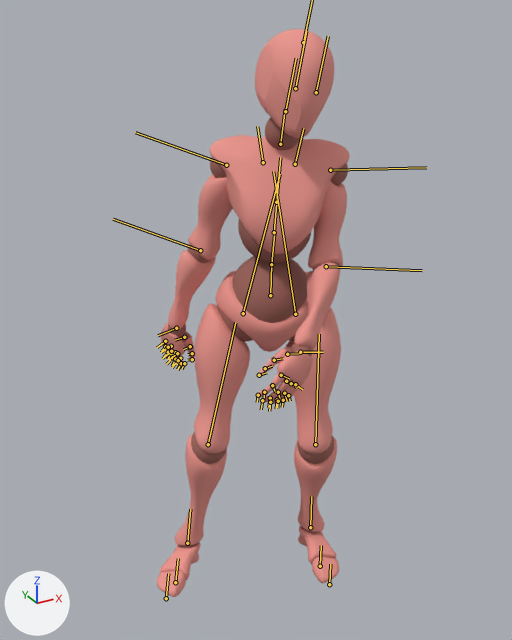
One commit to the FBX model Assets/Animation/xbot@Walk Strafe Right.fbx: the scene before it, then after it.
One viewpoint serves both versions: a 50 mm camera at (-0.971, -1.809, 1.829) aimed at (0.002, -0.039, 0.944). The axes (+X, +Y, +Z) are drawn at lower left. The lights are the same throughout. Both versions are drawn at frame 30 of the action 'mixamo.com'; the numbers are the values there. The bones that bend it are drawn over the model as lines.

Names of what the first picture shows: 'Beta_Joints', 'Beta_Surface'.
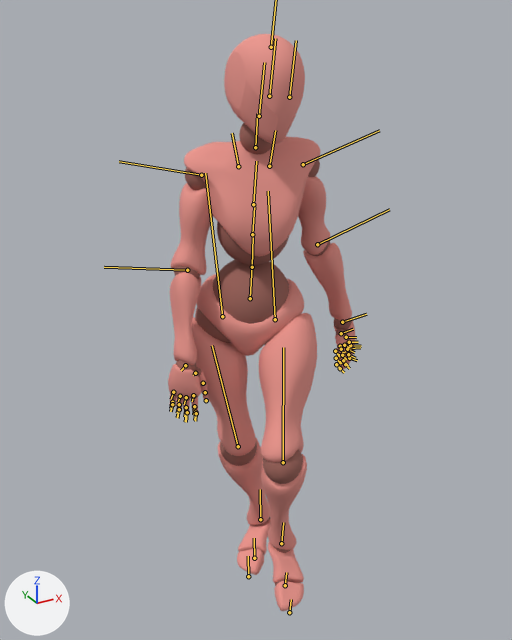
The change in detail:
Bone 'mixamorig:Hips' (bone_mixamorig_hips) moves from (5.0, -2.2, 2.5) to (-0.4, -3.3, -0.6).
Bone 'mixamorig:Hips' (bone_mixamorig_hips) turns from (1, -26, -2) to (-4, -29, -4) degrees about its own x, y and z.
Bone 'mixamorig:Spine' (bone_mixamorig_spine) turns from (7, 1, -2) to (12, 8, 3) degrees about its own x, y and z.
Bone 'mixamorig:Spine1' (bone_mixamorig_spine1) turns from (2, 0, 0) to (4, 2, 0) degrees about its own x, y and z.
Bone 'mixamorig:Spine2' (bone_mixamorig_spine2) turns from (2, 0, 0) to (4, 2, 0) degrees about its own x, y and z.
Bone 'mixamorig:Neck' (bone_mixamorig_neck) turns from (-4, 3, -3) to (-3, 3, 0) degrees about its own x, y and z.
Bone 'mixamorig:LeftShoulder' (bone_mixamorig_leftshoulder) turns from (4, -8, -7) to (3, 0, -3) degrees about its own x, y and z.
Bone 'mixamorig:LeftArm' (bone_mixamorig_leftarm) turns from (22, -33, -78) to (-19, -6, -71) degrees about its own x, y and z.
Bone 'mixamorig:LeftForeArm' (bone_mixamorig_leftforearm) turns from (0, -33, 0) to (0, -16, 0) degrees about its own x, y and z.
Bone 'mixamorig:LeftHand' (bone_mixamorig_lefthand) turns from (20, -6, -7) to (24, 4, 3) degrees about its own x, y and z.
Bone 'mixamorig:RightShoulder' (bone_mixamorig_rightshoulder) turns from (3, -3, 12) to (4, 4, 14) degrees about its own x, y and z.
Bone 'mixamorig:RightArm' (bone_mixamorig_rightarm) turns from (-12, 11, 64) to (20, 25, 62) degrees about its own x, y and z.
Bone 'mixamorig:RightForeArm' (bone_mixamorig_rightforearm) turns from (0, 1, 0) to (0, 12, 0) degrees about its own x, y and z.
Bone 'mixamorig:RightHand' (bone_mixamorig_righthand) turns from (58, -7, 3) to (42, -1, 3) degrees about its own x, y and z.
Bone 'mixamorig:LeftUpLeg' (bone_mixamorig_leftupleg) turns from (-12, 17, 7) to (-34, 2, 5) degrees about its own x, y and z.
Bone 'mixamorig:LeftLeg' (bone_mixamorig_leftleg) turns from (23, -4, -2) to (54, 1, 3) degrees about its own x, y and z.
Bone 'mixamorig:LeftFoot' (bone_mixamorig_leftfoot) turns from (-10, 0, -4) to (7, 2, -2) degrees about its own x, y and z.
Bone 'mixamorig:RightUpLeg' (bone_mixamorig_rightupleg) turns from (-13, -15, -11) to (-4, -9, 10) degrees about its own x, y and z.
Bone 'mixamorig:RightLeg' (bone_mixamorig_rightleg) turns from (15, -2, -1) to (24, -6, -3) degrees about its own x, y and z.
Bone 'mixamorig:RightFoot' (bone_mixamorig_rightfoot) turns from (-5, 0, 8) to (-15, 0, -5) degrees about its own x, y and z.

Pixel boxes (x1, y1, x2, y2) of what changed, in the pictures (512 x 640 px):
'Beta_Surface', posed
    before: (157, 29, 350, 597)
    after: (168, 34, 355, 611)
'Beta_Joints', posed
    before: (163, 117, 348, 578)
    after: (170, 123, 355, 586)
bone 'mixamorig:Hips', root to tip
    before: (270, 295) to (271, 263)
    after: (250, 298) to (252, 265)
bone 'mixamorig:Spine', root to tip
    before: (271, 264) to (274, 233)
    after: (252, 267) to (253, 236)
bone 'mixamorig:Spine1', root to tip
    before: (274, 232) to (276, 203)
    after: (252, 234) to (254, 206)
bone 'mixamorig:Spine2', root to tip
    before: (276, 202) to (280, 157)
    after: (253, 204) to (256, 161)
bone 'mixamorig:Neck', root to tip
    before: (280, 144) to (285, 109)
    after: (255, 147) to (257, 113)
bone 'mixamorig:LeftShoulder', root to tip
    before: (295, 164) to (303, 128)
    after: (269, 166) to (275, 130)
bone 'mixamorig:LeftArm', root to tip
    before: (330, 170) to (426, 167)
    after: (303, 164) to (379, 130)
bone 'mixamorig:LeftForeArm', root to tip
    before: (326, 266) to (422, 270)
    after: (317, 244) to (389, 209)
bone 'mixamorig:LeftHand', root to tip
    before: (300, 352) to (323, 352)
    after: (342, 322) to (366, 314)
bone 'mixamorig:RightShoulder', root to tip
    before: (263, 162) to (257, 126)
    after: (238, 166) to (232, 133)
bone 'mixamorig:RightArm', root to tip
    before: (226, 165) to (135, 132)
    after: (201, 175) to (119, 161)
bone 'mixamorig:RightForeArm', root to tip
    before: (200, 250) to (113, 219)
    after: (187, 270) to (104, 267)
bone 'mixamorig:RightHand', root to tip
    before: (176, 328) to (158, 335)
    after: (185, 365) to (181, 370)
bone 'mixamorig:LeftUpLeg', root to tip
    before: (295, 314) to (273, 171)
    after: (275, 319) to (268, 191)
bone 'mixamorig:LeftLeg', root to tip
    before: (315, 444) to (319, 334)
    after: (283, 462) to (283, 347)
bone 'mixamorig:LeftFoot', root to tip
    before: (310, 527) to (311, 496)
    after: (281, 543) to (283, 522)
bone 'mixamorig:RightUpLeg', root to tip
    before: (243, 313) to (280, 174)
    after: (222, 316) to (205, 173)
bone 'mixamorig:RightLeg', root to tip
    before: (208, 444) to (235, 322)
    after: (238, 446) to (212, 345)
bone 'mixamorig:RightFoot', root to tip
    before: (187, 543) to (190, 509)
    after: (260, 519) to (260, 489)
